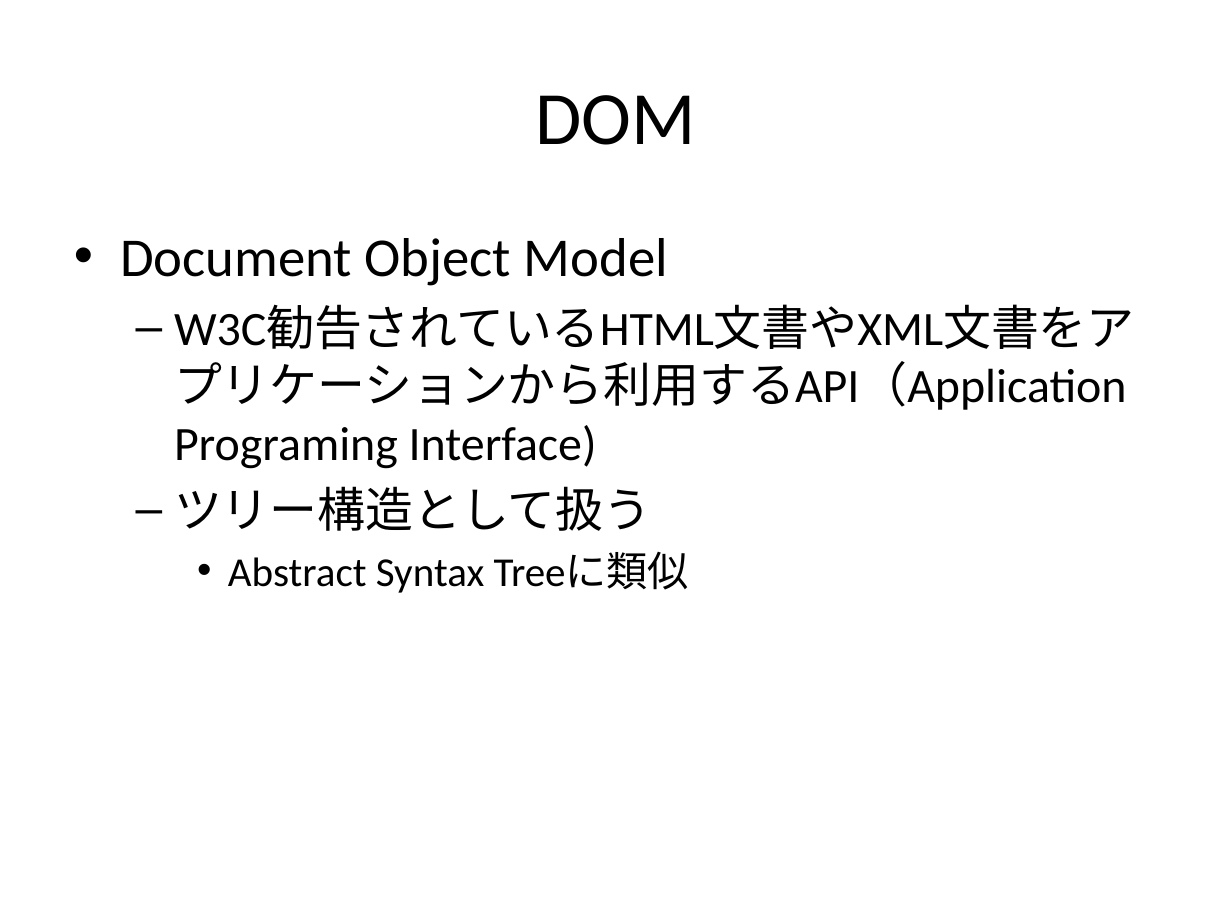
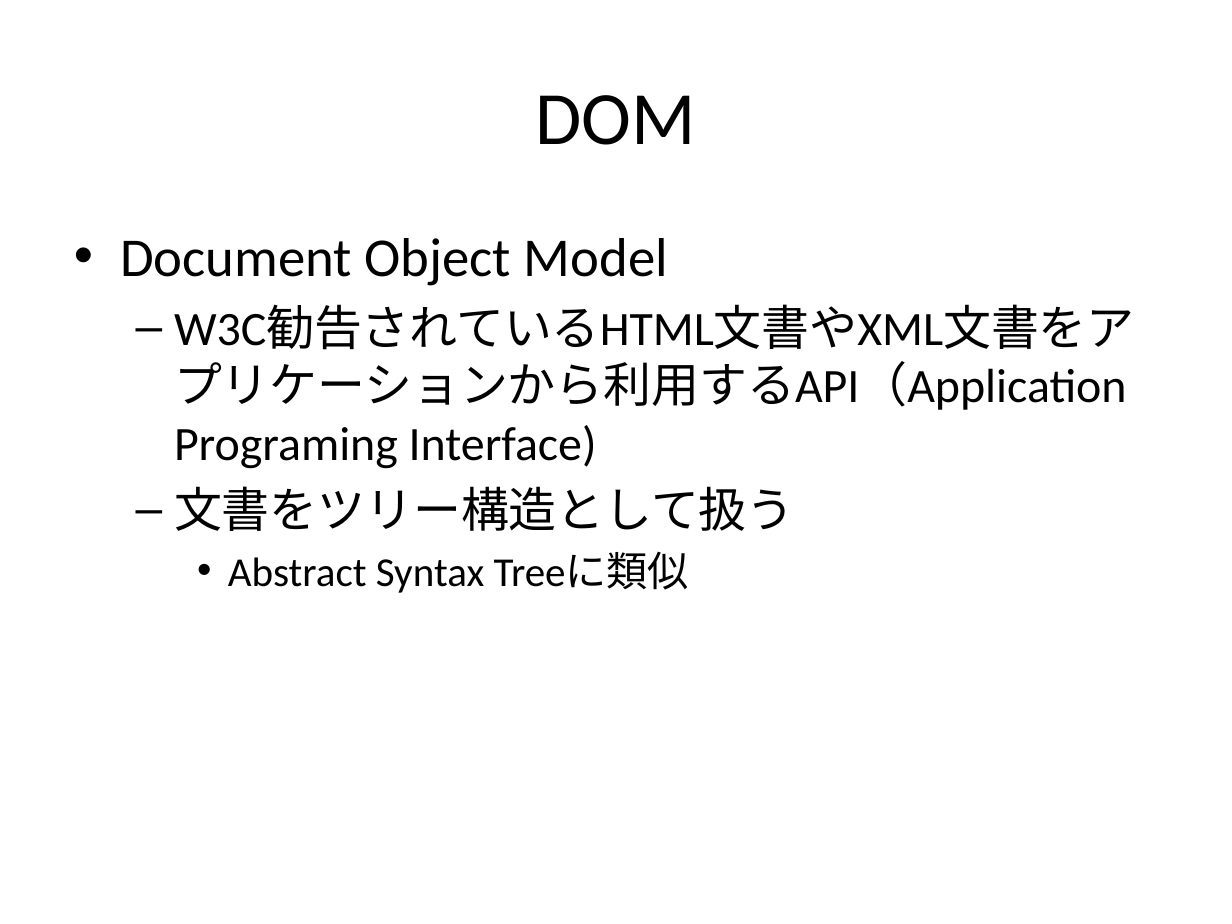
Before and after one commit to f-akazawa/akaz_uecdevelop, a slide deck: slide 21 of doc/20141009親ゼミ用.pptx. Drawn at 1232x924 pixels with LibreOffice and Linux fonts; fonts in the diff are those of the drawing. Boxes give left, top, right and bottom in pixels: in the first picture for what was removed or moved away, otherwise in the second. Text is boxed around its words. In the diff, an @@ line names an element or a change of style, - is before the commit and + after.

```diff
--- a/doc/20141009親ゼミ用.pptx
+++ b/doc/20141009親ゼミ用.pptx
@@ text at <box>174,486,795,531</box>: text changed @@
-  – ツリー構造として扱う
+  – 文書をツリー構造として扱う
```
Also in this commit, not shown: 9 other slides changed, 9 slides added.
